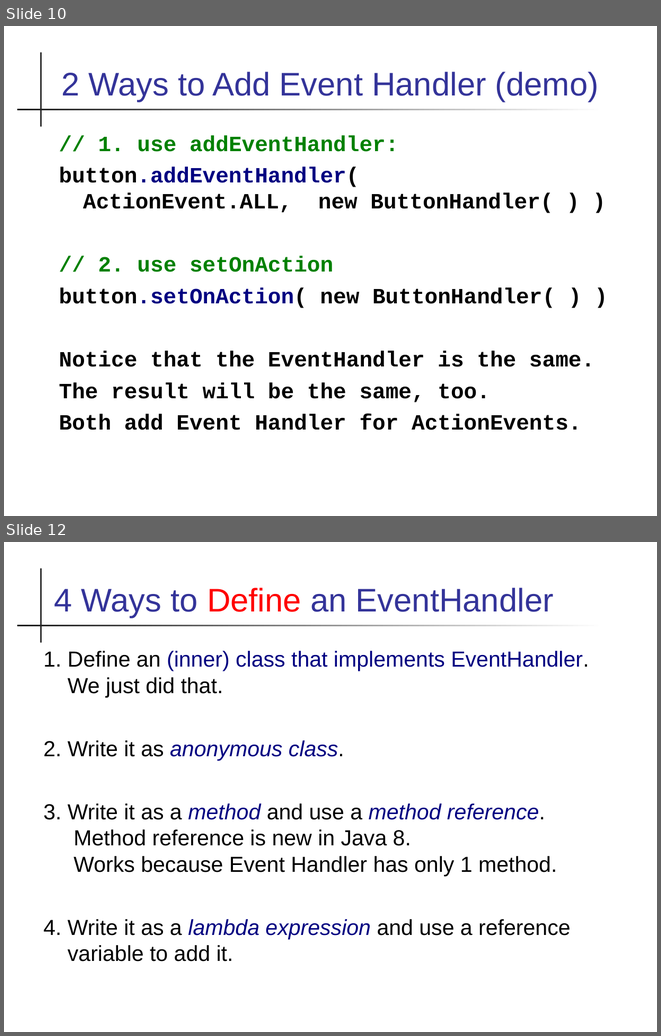
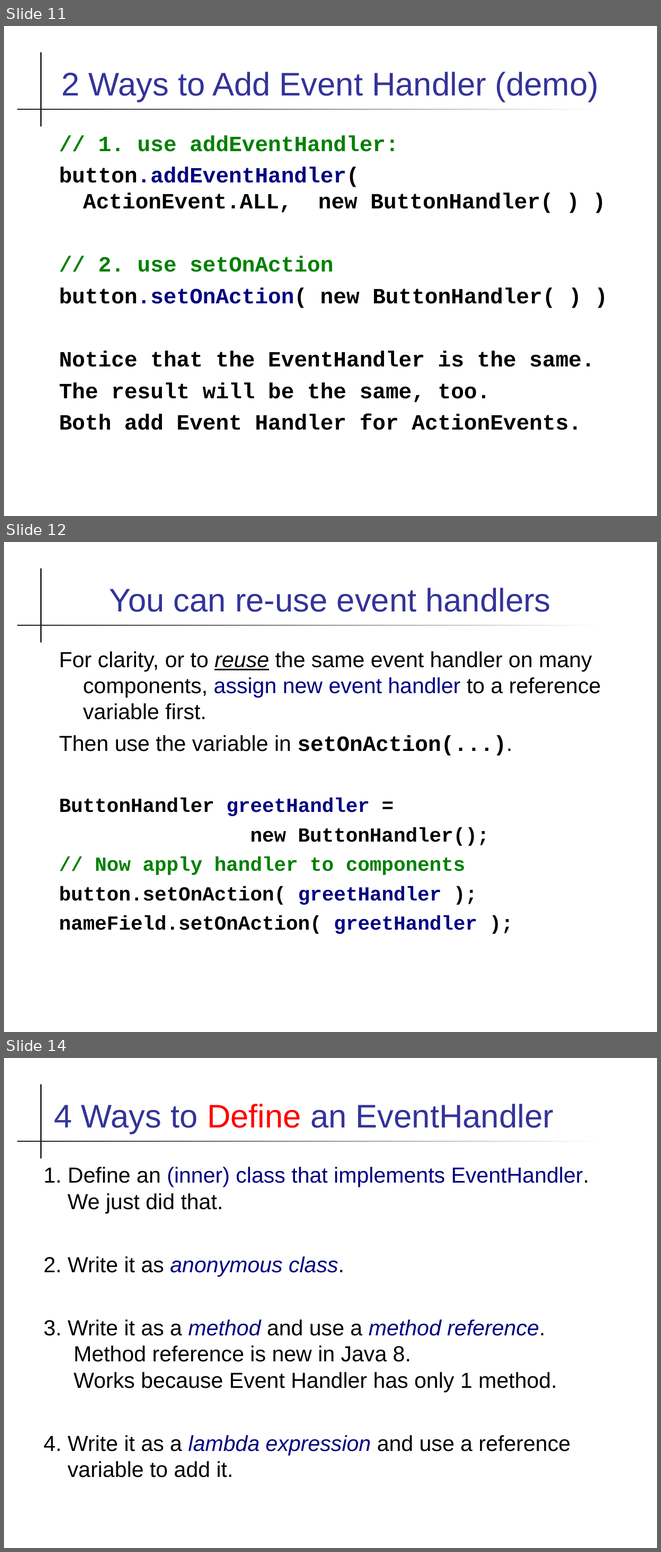
Before and after one commit to skeoop/skeoop.github.io, a slide deck: javafx/Event-Handling.ppt. Shown one above the other, each under a label of ours: slides 10 and 12 before the commit, slides 11, 12 and 14 after it; the slides between them are not shown. The pictures are 661x1036 and 661x1552 pixels, drawn with LibreOffice and Linux fonts; fonts in the diff are those of the drawing. Boxes give left, top, right and bottom in pixels: in the first picture for what was removed or moved away, otherwise in the second. Text is boxed around its words. In the diff, an @@ line names an element or a change of style, - is before the commit and + after.

Commit message:
change wording in event handler slides

```diff
--- a/javafx/Event-Handling.ppt
+++ b/javafx/Event-Handling.ppt
@@ slide 12 added at [4, 542, 657, 1032], background #FFFFFF; not listed: 2 template elements that a slide beside it also shows @@
@@ title added at [109, 588, 550, 612], 36 pt, text #333399 @@
+You can re-use event handlers
@@ text added at [59, 651, 601, 934], 22 pt, text #000000, bold @@
+For clarity, or to reuse the same event handler on many components, assign new event handler to a reference variable first.
+Then use the variable in setOnAction(...).
+ButtonHandler greetHandler =
+new ButtonHandler();
+// Now apply handler to components
+button.setOnAction( greetHandler );
+nameField.setOnAction( greetHandler );
@@ what was slide 10 is now slide 11 @@
@@ what was slide 12 is now slide 14 @@
```
Also in this commit, not shown: 5 slides changed, 2 other slides added, 1 other file.
